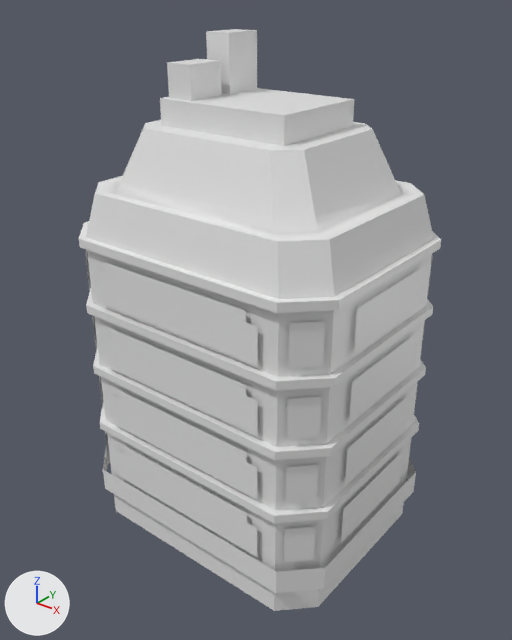
The FBX model URP Quang Binh v2/Assets/Assets/Meshes/New_Buildings/SM_Building_big_002.fbx: old version first, new version second.
Rendered twice from a camera (50 mm lens) standing at (19.4, -29.0, 40.3) and looking at (-10.3, 8.0, 17.3). The axes (+X, +Y, +Z) are drawn at lower left. The lights are the same throughout. The picture after the commit comes second. Objects named as collision shapes, trigger or cutter boxes, shadow casters or lower levels of detail are left out. Where no turn or scale is listed for an object, it has been applied to the vertices. Vertices at exactly the same position are counted once.

The first picture shows 'SM_Building_big_002_LOD0'.
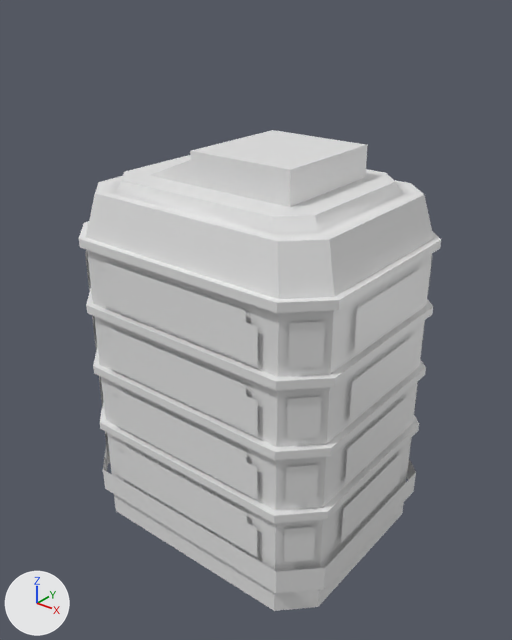
Location of each change, (x1, y1, x2, y2) in pixels of the pictures (512 x 640 px):
'SM_Building_big_002_LOD0', reshaped (17% shorter)
    before: (79, 29, 441, 611)
    after: (79, 130, 441, 611)
part 1 of me_cube_013, added
    after: (150, 130, 368, 207)
part 2 of me_cube_013, deleted
    before: (160, 29, 354, 146)
part 3 of me_cube_013, cut back
    before: (122, 120, 396, 217)
    after: (122, 155, 396, 217)

Diff of the bpy script that builds the scene:
```diff
--- a/URP Quang Binh v2/Assets/Assets/Meshes/New_Buildings/SM_Building_big_002.fbx.py
+++ b/URP Quang Binh v2/Assets/Assets/Meshes/New_Buildings/SM_Building_big_002.fbx.py
@@ me_cube_013 @@
 # used by ob_sm_building_big_002_lod0; location = (0.0, 0.0, 0.0)
-me_cube_013.from_pydata(...)  # 622 vertices, 408 faces; spans x -21.7..0.6, y -0.5..17.4, z 0.0..36.9
+me_cube_013.from_pydata(...)  # 608 vertices, 391 faces; spans x -21.7..0.6, y -0.5..17.4, z 0.0..30.2
+# me_cube_013 part 1: a new loose piece of 34 vertices spanning x -16.5..-4.6, y 4.1..12.8, z 27.9..30.2, in mat_mat_buildings (white #e7e7e7)
+# me_cube_013 part 2: the loose piece of 32 vertices spanning x -15.6..-5.5, y 4.6..12.2, z 31.3..36.9 is deleted
+# me_cube_013 part 3
+# 16 vertices are removed from x -17.4..-3.7, y 3.0..13.9, z 30.7..31.3
+# 17 faces are deleted
+# 1 new face joins them
 me_cube_013.materials.append(mat_mat_buildings)
```
